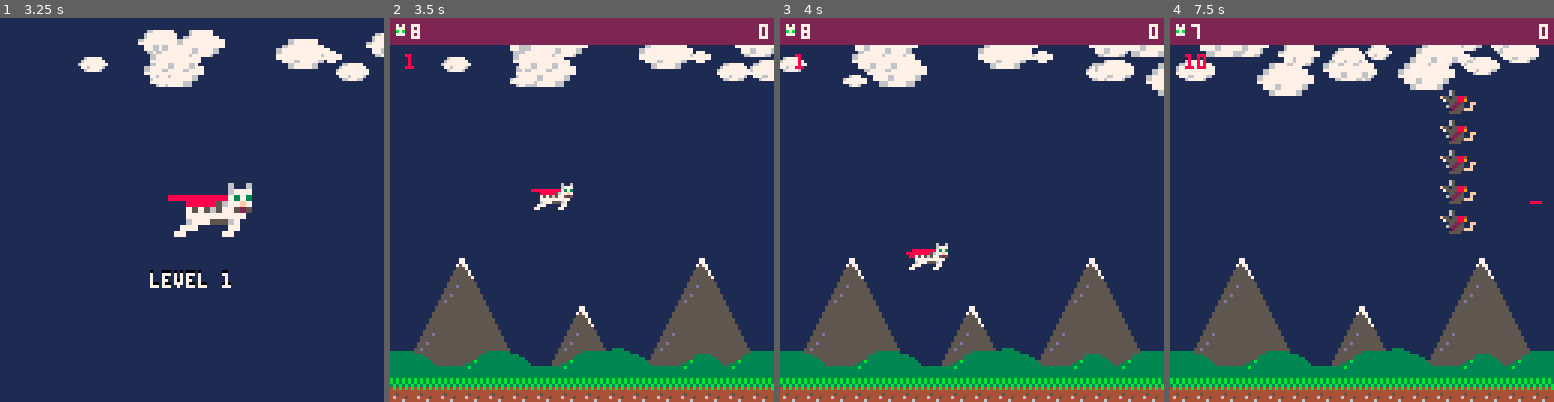
Above: before the commit, frames 1-4 (left to right).
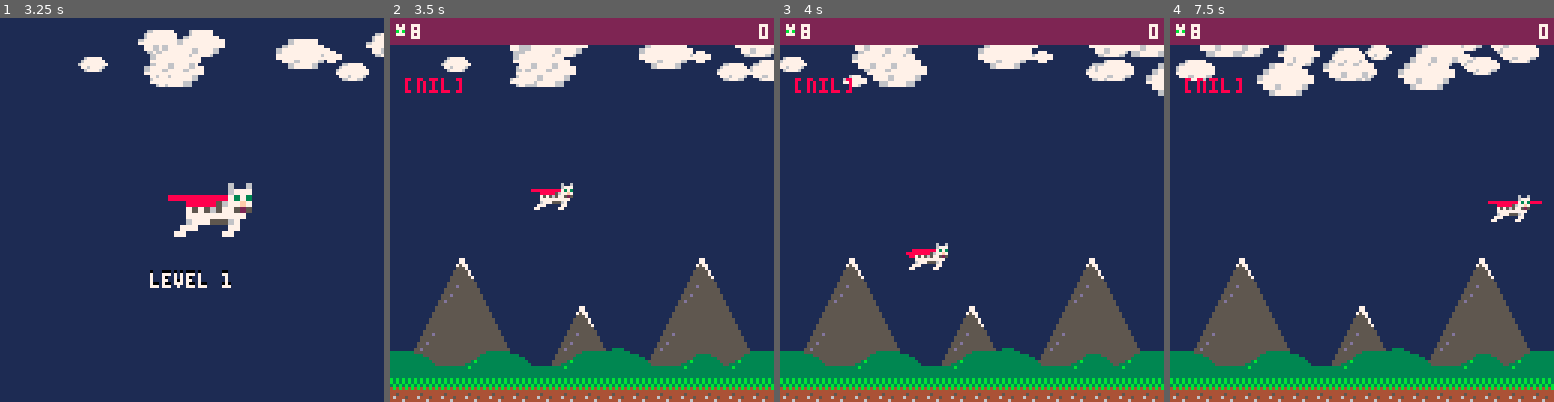
Above: after the commit, the same moments.

Repository: zothynine/picoheads
Game: PICO-8 cartridge catfight.p8
Two runs of this game, one before a commit and one after it. Both use one fixed random seed, a clock stepped at 60 frames per second and the inputs below.
Inputs:
- Up to frame 1 (3.25 s): tap X (X key) at 0.33, 1.07, 1.85, 2.97 s; tap O (Z key) at 0.7, 1.7, 2.1, 2.5, 2.9 s; hold Right 1.6-2.1 s; hold Up 2.15-2.42 s; hold Right 2.47-3.03 s; hold Left from 3.08 s (still down)
- Up to frame 2 (3.5 s): keep holding Left; tap O (Z key) at 3.3 s
- Up to frame 3 (4 s): release Left at 3.58 s; hold Down 3.63-3.97 s; tap O (Z key) at 3.7 s
- Up to frame 4 (7.5 s): hold Right 4.02-4.68 s; tap X (X key) every 1.12 s from 4.08 to 7.43 s; tap O (Z key) every 0.4 s from 4.1 to 7.3 s; hold Up 4.73-5.03 s; hold Left 5.08-5.68 s; hold Down 5.73-6.03 s; hold Right 6.08-6.58 s; hold Right 6.63-7.13 s; hold Up 7.18-7.45 s

Frame 1 is identical in both runs. In frame 2, 0.3% of the frame differs, in the area x 3-19%, y 9-20%; in frame 3, 0.3%; in frame 4, 2.2%, in the area x 3-94%, y 2-57%.

Commit message:
episode 29

Diff:
--- a/catfight.p8
+++ b/catfight.p8
@@ -13,6 +13,8 @@
 
 function _init()
   lvltim=180
+
+  transp={}
 
   boss={
     visible=false,
@@ -93,26 +95,26 @@
 
   levels={
     {
-      {tim="0:3:0",
-        swarm=swarms.stack,
-        e_type=enemy_types.rat,
-        path="linear",
-        x=127,
-        y=24,
-        count=5,
-        dirty=false,
-        health=2,
-        enemies={},
-        stop=30},
-      {tim="0:6:0",
-        swarm=swarms.line,
-        e_type=enemy_types.cannon,
-        path="floor",
-        x=127,
-        y=120-enemy_types.cannon.s[4],
-        count=1,
-        dirty=false,
-        enemies={}},
+      -- {tim="0:3:0",
+      --   swarm=swarms.stack,
+      --   e_type=enemy_types.rat,
+      --   path="linear",
+      --   x=127,
+      --   y=24,
+      --   count=5,
+      --   dirty=false,
+      --   health=2,
+      --   enemies={},
+      --   stop=30},
+      -- {tim="0:6:0",
+      --   swarm=swarms.line,
+      --   e_type=enemy_types.cannon,
+      --   path="floor",
+      --   x=127,
+      --   y=120-enemy_types.cannon.s[4],
+      --   count=1,
+      --   dirty=false,
+      --   enemies={}},
       {
         delay=300,
         swarm=swarms.line,
@@ -343,15 +345,51 @@
 --game
 function collision(_a,_b)
   --test if shot hits emeny
-
   if _a.x+_a.w>=_b.x
     and _a.x<_b.x+_b.w
     and _a.y+_a.h>=_b.y
     and _a.y<=_b.y+_b.h then
-    return true
+    return check_transparency(_a,_b)
   else
     return false
   end
+end
+
+function check_transparency(_a,_b)
+  local _cols={}
+  local _collided=false
+
+  if _a.x+_a.w>=_b.x
+    and _a.x<_b.x+_b.w then
+    if (_a.y<_b.y) then
+      for i=_b.y,_a.y+_a.h do
+        add(_cols,pget(_a.x,_b.y))
+      end
+    else
+      for i=_a.y,_b.y+_b.h do
+        add(_cols,pget(_a.x,_a.y))
+      end
+    end
+  elseif _a.y+_a.h>=_b.y
+    and _a.y<=_b.y+_b.h then
+    if (_a.x<_b.x) then
+      for i=_b.x,_a.x+_a.w do
+        add(_cols,pget(_b.x,_a.y))
+      end
+    else
+      for i=_a.x,_b.x+_b.w do
+        add(_cols,pget(_b.x,_b.y))
+      end
+    end
+  end
+
+  for i=1,#_cols do
+    for j=1,#transp do
+      if (_cols[i]!=transp[i]) _collided=true
+    end
+  end
+  transp={}
+  return _collided
 end
 
 function update_ascii(_shield)
@@ -888,7 +926,10 @@
 function draw_boss(_w,_e)
   pal(boss.nozzle_pos,5)
   for i=10,12 do
-    if (i~=boss.nozzle_pos) palt(i,true)
+    if i~=boss.nozzle_pos then
+      palt(i,true)
+      add(transp,i)
+    end
   end
   draw_enemy(_w,_e)
   pal()
@@ -989,7 +1030,7 @@
   draw_infobar()
   foreach(powerups, draw_pwrups)
 
-  print(boss.nozzle_pos,5,12,8)
+  print(transp[1],5,20,8)
 end
 -->8
 --game over
--- a/intro.p8
+++ b/intro.p8
@@ -12,8 +12,8 @@
 		ln4="",
 		txt1="wir entwickeln",
 		txt2="presented by picoheads",
-		txt3="episode #28:",
-		txt4="das staubsaugermonster",
+		txt3="episode #29:",
+		txt4="transparent sieht man nicht",
 		x=6,
 		ln1_y=15,
 		ln2_y=26,
--- a/outro.p8
+++ b/outro.p8
@@ -112,7 +112,7 @@
 	print("wir danken",txt_x,y+25,6)
 	print("der tollen community",txt_x,y+35,6)
 	print("auf derstandard.at",txt_x,y+45,6)
-	print("episode #29 am 2.4. - 19:00",txt_x,y+55,7)
+	print("episode #30 am 9.4. - 19:00",txt_x,y+55,7)
 	print("auf dst.at/picoheads",txt_x,y+65,7)
 	print("twitter:",txt_x,y+90,7)
 	print("@freddychops, @zothynine",txt_x,y+100,7)
--- a/starting-soon.p8
+++ b/starting-soon.p8
@@ -105,7 +105,7 @@
 	map(0,0,0,0,16,16)
 	print("wir entwickeln",6,15,6)
 	print("presented by picoheads",6,25,6)
-	print("episode #28 startet in kuerze",6,35,6)
+	print("episode #29 startet in kuerze",6,35,6)
 	spr(0,mx,y,1,2) --mario
 	-- spr(33,ix,y,1,2) --guest
 	spr(32,kx,y,1,2) --klemens
